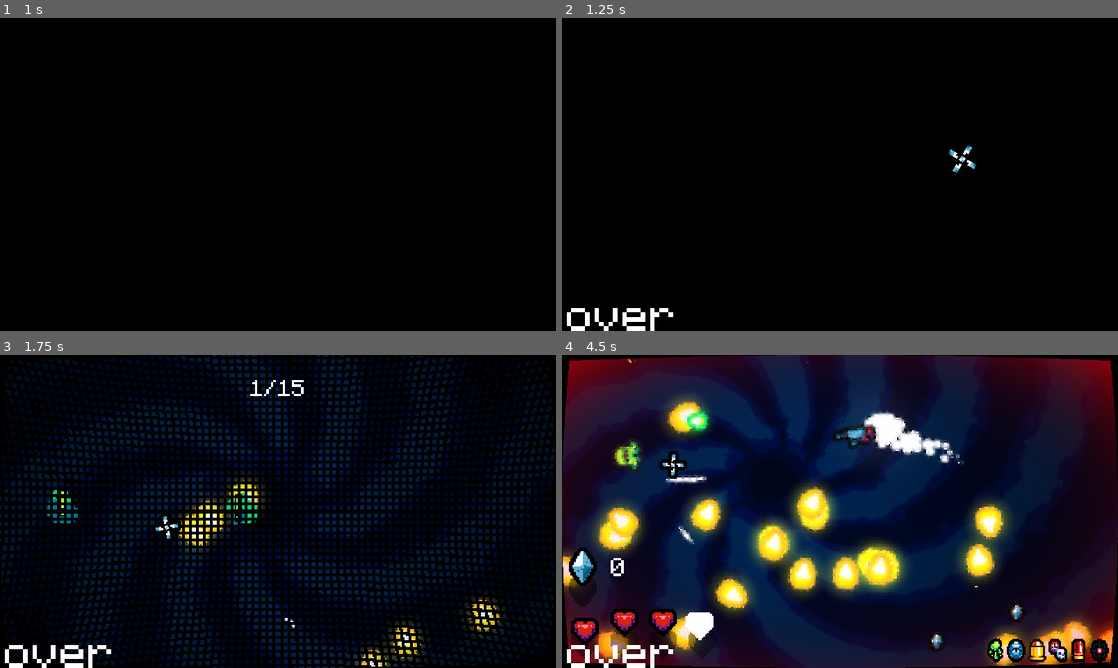
Above: before the commit, frames 1-4 (two rows, left to right).
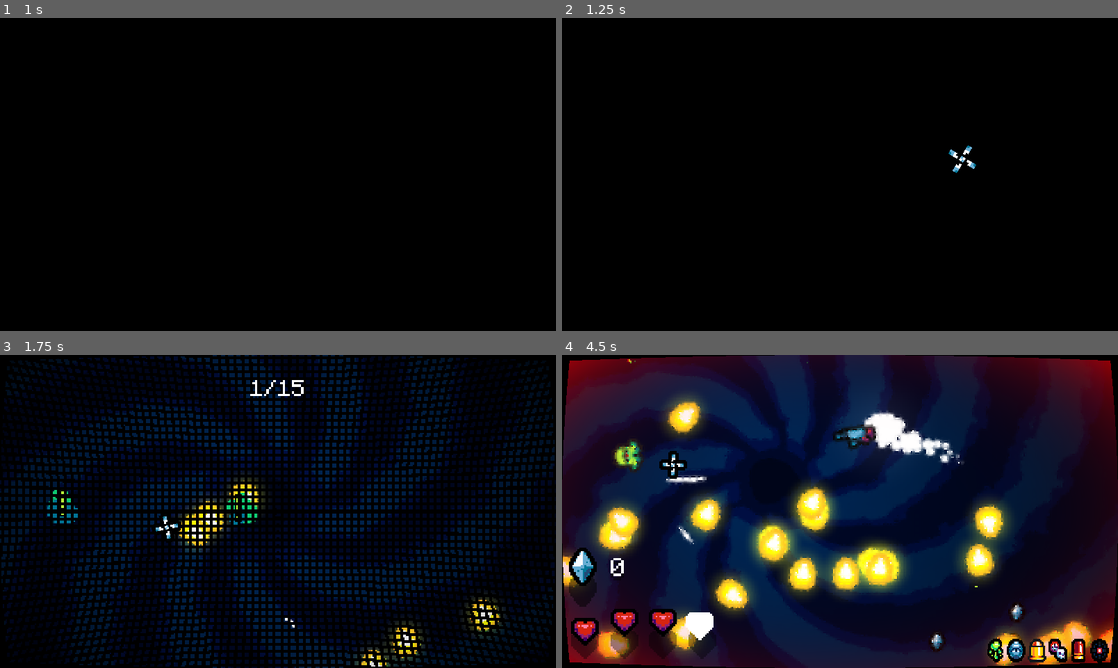
Above: after the commit, the same moments.

Repository: nemene21/gmtk-2023
Game: Godot game, scene res://scenes/menu/menu.tscn
Two runs of this game, one before a commit and one after it. Both use one fixed random seed, a clock stepped at 60 frames per second and the inputs below.
Inputs (mouse positions are in pixels of both pictures, inside the frame that each line leads up to):
- Up to frame 1 (1 s): tap Space (space) at 0.5, 0.8 s; move the mouse to (400, 158) at 0.52 s; press the mouse at (400, 158) at 0.53 s; hold D (right) from 0.53 s (still down)
- Up to frame 2 (1.25 s): keep holding D (right)
- Up to frame 3 (1.75 s): tap R (restart) at 1.25 s; move the mouse to (166, 527) at 1.27 s; release D (right) at 1.28 s; release the mouse at (166, 527) at 1.28 s; hold S (down) from 1.28 s (still down); tap Space (space) at 1.35 s; click (166, 527) at 1.55 s
- Up to frame 4 (4.5 s): tap R (restart) at 2, 2.75, 3.5, 4.15, 4.25 s; move the mouse to (895, 442) at 2.02 s; release S (down) at 2.03 s; press the mouse at (895, 442) at 2.03 s; hold D (right) 2.03-2.78 s; tap Space (space) at 2.3, 2.85, 3.8, 4.35 s; move the mouse to (812, 574) at 2.77 s; release the mouse at (812, 574) at 2.78 s; hold W (up) 2.78-3.53 s; click (812, 574) at 3.05 s; move the mouse to (1006, 558) at 3.52 s; press the mouse at (1006, 558) at 3.53 s; hold A (left) from 3.53 s (still down); move the mouse to (673, 464) at 4.27 s; release the mouse at (673, 464) at 4.28 s

Frame 1 is identical in both runs. In frame 2, 0.5% of the frame differs, in the area x 0-20%, y 92-100%; in frame 3, 0.6%; in frame 4, 0.9%, in the area x 0-28%, y 16-100%.

Commit message:
final commit

Diff:
--- a/scenes/enemies/squid/squid_enemy.gd
+++ b/scenes/enemies/squid/squid_enemy.gd
@@ -17,7 +17,7 @@
 
 func _ready() -> void:
 	AudioManager.call_deferred("play_sound", "enemy_spawn")
-	$shoot_delay_timer.wait_time = randf_range(0, 1.5)
+	$shoot_delay_timer.wait_time = randf_range(1.0, 2.5)
 	$shoot_delay_timer.start()
 
 func _process(delta):
--- a/scenes/main.tscn
+++ b/scenes/main.tscn
@@ -321,7 +321,7 @@
 anchor_right = 1.0
 anchor_bottom = 1.0
 offset_left = -960.0
-offset_bottom = 540.0
+offset_right = -960.0
 grow_horizontal = 2
 grow_vertical = 2
 mouse_filter = 2
@@ -329,6 +329,12 @@
 
 [node name="Text" type="Label" parent="ui/GameOver"]
 layout_mode = 2
+theme_override_colors/font_shadow_color = Color(0, 0, 0, 1)
+theme_override_colors/font_outline_color = Color(0, 0, 0, 1)
+theme_override_constants/shadow_offset_x = 0
+theme_override_constants/shadow_offset_y = 8
+theme_override_constants/outline_size = 24
+theme_override_constants/shadow_outline_size = 10
 theme_override_font_sizes/font_size = 64
 text = "game over"
 horizontal_alignment = 1
@@ -337,6 +343,12 @@
 [node name="Label" type="Label" parent="ui/GameOver"]
 layout_mode = 2
 size_flags_horizontal = 4
+theme_override_colors/font_shadow_color = Color(0, 0, 0, 1)
+theme_override_colors/font_outline_color = Color(0, 0, 0, 1)
+theme_override_constants/shadow_offset_x = 0
+theme_override_constants/shadow_offset_y = 4
+theme_override_constants/outline_size = 12
+theme_override_constants/shadow_outline_size = 3
 text = "press 'R' to retry"
 
 [node name="winlose_animator" type="AnimationPlayer" parent="ui"]
@@ -349,6 +361,11 @@
 offset_top = -109.0
 offset_right = 554.0
 offset_bottom = 17.0
+theme_override_colors/font_shadow_color = Color(0, 0, 0, 0.521569)
+theme_override_constants/shadow_offset_x = 0
+theme_override_constants/shadow_offset_y = 8
+theme_override_constants/outline_size = 0
+theme_override_constants/shadow_outline_size = 0
 theme_override_font_sizes/font_size = 32
 text = "10"
 horizontal_alignment = 1
